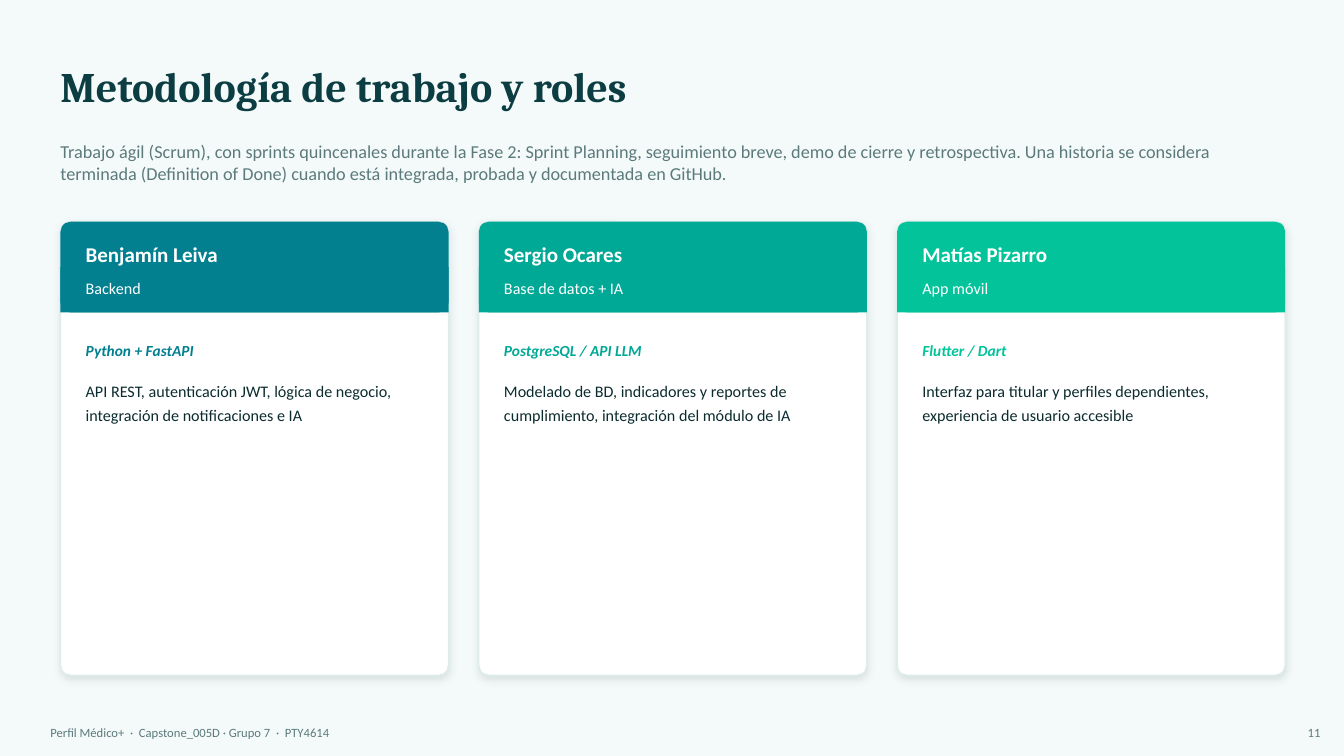
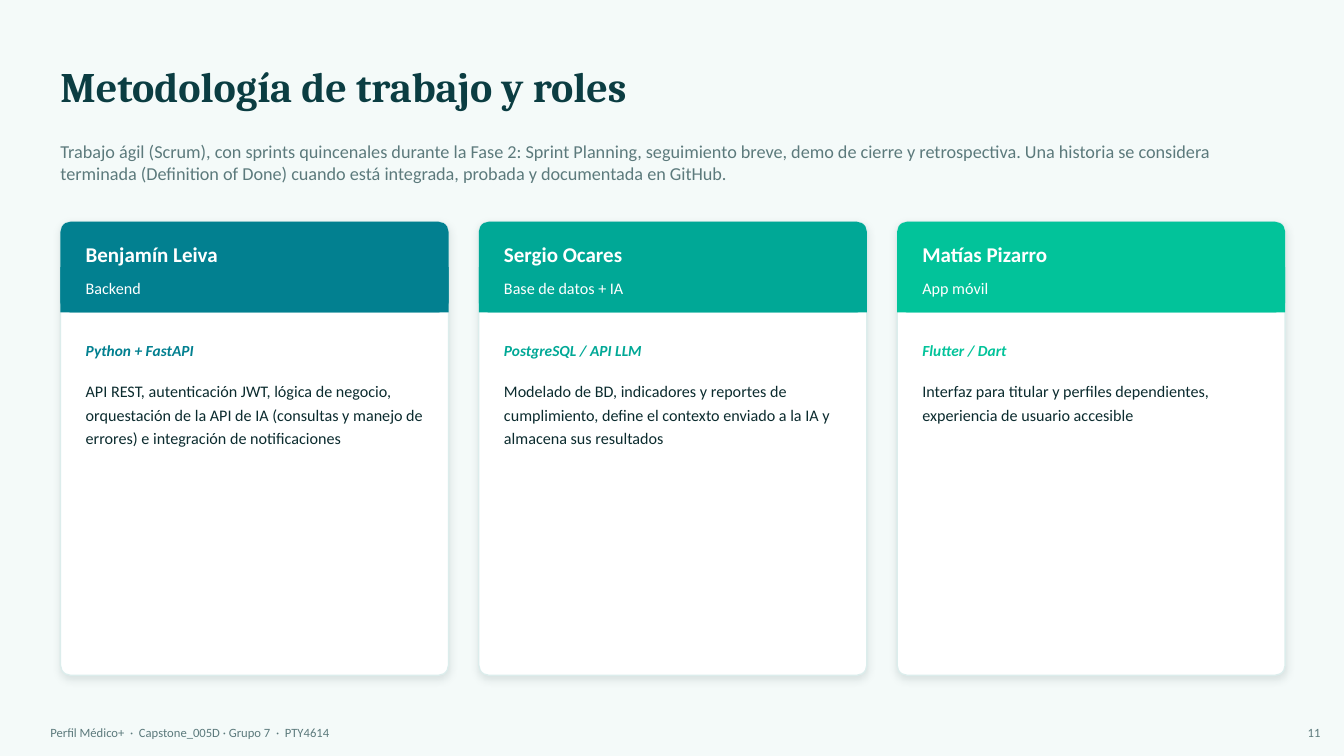
Before and after one commit to Bvnjvmin/Perfil-Medico-, a slide deck: slide 11 of Fase 1/Evidencias Grupales/PerfilMedico_ExposicionFase1.pptx. Drawn at 1344x756 pixels with LibreOffice and Linux fonts; fonts in the diff are those of the drawing. Boxes give left, top, right and bottom in pixels: in the first picture for what was removed or moved away, otherwise in the second. Text is boxed around its words. In the diff, an @@ line names an element or a change of style, - is before the commit and + after.

Commit message:
clarifica división de trabajo en integración de IA
- 1.5, PPT y guion: distingue explícitamente el rol de Benjamín
  (orquestación de la API de IA) del rol de Sergio (contexto de
  datos y almacenamiento de resultados), evitando ambigüedad
  sobre "quién hace la IA"
- Plan de Trabajo: agrega a Benjamín como responsable de la fila
  "Módulo de IA y botón de asistencia"

```diff
--- a/Fase 1/Evidencias Grupales/PerfilMedico_ExposicionFase1.pptx
+++ b/Fase 1/Evidencias Grupales/PerfilMedico_ExposicionFase1.pptx
@@ text at [86, 385, 422, 447]: text changed @@
-API REST, autenticación JWT, lógica de negocio, integración de notificaciones e IA
+API REST, autenticación JWT, lógica de negocio, orquestación de la API de IA (consultas y manejo de errores) e integración de notificaciones
@@ text at [504, 385, 829, 444]: text changed @@
-Modelado de BD, indicadores y reportes de cumplimiento, integración del módulo de IA
+Modelado de BD, indicadores y reportes de cumplimiento, define el contexto enviado a la IA y almacena sus resultados
```
Also in this commit, not shown: 1 other slide changed, 1 other file.
